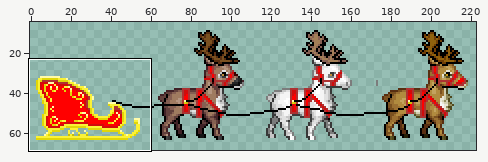
Sprite sheet -- Assets/FuerWinter/WinterdekoPart2.png. The picture above shows the old version from afar; the outline marks the close-up.
Close-up. Earlier state:
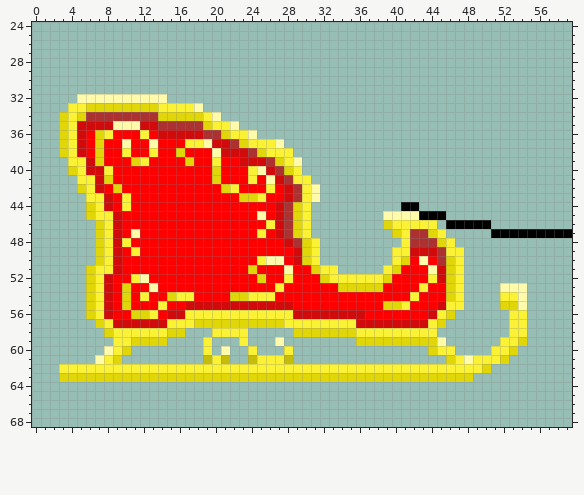
The file is 288x288 pixels. Colours within 5 levels of each other are drawn and written as one. Shown: x 0..59, y 24..68. The wide view leaves out empty margins. The commit also changed other parts of the picture, which this record leaves out.
After:
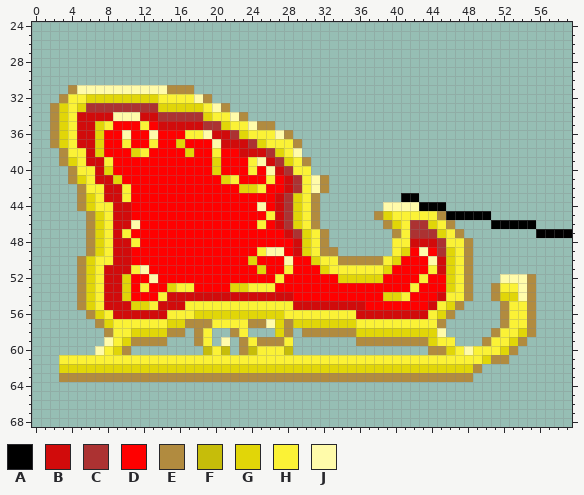
Palette (. is transparent): A #000000  B #d10b0b  C #ac3232  D #ff0000  E #b18b3f  F #c6bd0a  G #e1d608  H #fbf236  J #fffbaa
The edit:
y 31: x 4..17 .............. -> EJJJJJJJJJJEEE
y 32: x 3..19 ..JJJJJJJJJJ..... -> EHHGGGGGGGGHHHHJE
y 33: x 2..3 .. -> EG; x 5..21 HGGGGGGGGHHHHJ... -> GCCCCCCCCGGGGGHJE
y 34: x 2 . -> E; x 5..23 GCCCCCCCCGGGGGHJ... -> BBBBJJJBBCCCCCGHHJE
y 35: x 2 . -> E; x 7..26 BBJJJBBCCCCCGHHJ.... -> GHDDDHDBBBBBCCGHHJEE
y 36: x 2 . -> E; x 6 D -> B; x 8 H -> D; x 10 D -> J; x 12..28 HDBBBBBCCGHHJ.... -> DJDDDHHJBBCGHHHJE
y 37: x 2 . -> E; x 6 D -> B; x 10 J -> H; x 13 J -> H; x 16..20 DHHJB -> GDDDJ; x 22..25 CGHH -> BBCG; x 27..29 J.. -> HHE
y 38: x 3 G -> E; x 5..6 BD -> HB; x 10..13 HDDH -> DGHD; x 16..17 GD -> DG; x 20..22 JBB -> HDD; x 24..27 CGHH -> BBCG; x 29 . -> J
y 39: x 3..4 .H -> EG; x 7..8 GD -> BH; x 11..12 GH -> DD; x 17 G -> D; x 20 H -> G; x 23..30 BBBCGHJ. -> DHJBCGHE
y 40: x 4 G -> E; x 6 B -> H; x 8 H -> G; x 25..28 JBCG -> DJBC; x 30 . -> H
y 41: x 4..5 .H -> EG; x 8..9 GD -> BG; x 20..22 GDD -> DGH; x 24 H -> D; x 26..29 JBCH -> HDBC; x 31..32 .. -> JE
y 42: x 5 G -> E; x 7..10 BDGD -> HBBH; x 21..26 GHDDDH -> DDGGHD; x 32 . -> E
y 43: x 5..6 .H -> EG; x 9 D -> B; x 23..25 GGH -> DDD; x 27..29 DBC -> BCG; x 31 J -> E; x 41..42 .. -> AA
y 44: x 5 . -> E; x 8..10 BDH -> HBB; x 25 D -> J; x 31 . -> E; x 39..45 ..AA... -> JJJJAAA
y 45: x 6..7 GH -> EG; x 10 D -> B; x 25..26 JD -> DH; x 31 . -> E; x 38..50 .JJJJAAA..... -> EGHHHHHEAAAAA
y 46: x 6 . -> E; x 10..11 DD -> BJ; x 25..26 DH -> HD; x 31 . -> E; x 39..40 GH -> EG; x 42..55 HHH.AAAAA..... -> CCGHE....AAAAA
y 47: x 6 . -> E; x 10..11 DJ -> HD; x 25 H -> D; x 27..32 BCGH.. -> DBCGHE; x 40 G -> E; x 44..47 GH.. -> CGHE; x 51..55 AAAAA -> .....
y 48: x 6 . -> E; x 10..11 HD -> BH; x 28..29 BC -> DB; x 32 . -> E; x 40 . -> H; x 42..45 CCCG -> BBBC; x 47..48 .. -> HE
y 49: x 6 . -> E; x 10..11 DH -> BD; x 25..27 DDD -> HJJ; x 32..33 .. -> EE; x 41..44 HBBB -> GDJD; x 46 H -> G; x 48 . -> E
y 50: x 5..7 ..G -> EGH; x 10 D -> B; x 24..41 DHJJDBGH........HG -> GDDDJDDGHHEEEEEHGD; x 43..45 JDC -> DJB; x 48 . -> E
y 51: x 5 . -> E; x 8 H -> B; x 10..12 DDD -> BHJ; x 24..25 GD -> DG; x 28 J -> H; x 31..32 GH -> DG; x 34..40 .....HG -> HHHHHGD; x 44 J -> H; x 48 . -> E
y 52: x 5 . -> E; x 9..13 DDHJD -> BGDDJ; x 25 G -> D; x 27..28 DH -> HD; x 32..39 GHHHHHHG -> DDGGGGGD; x 43..45 DHB -> HDD; x 48 . -> E; x 52..55 .... -> JJJE
y 53: x 5 . -> E; x 9 D -> B; x 12..13 DJ -> HD; x 15..17 DDD -> GHH; x 22..27 DDDDDH -> GGHHHD; x 34..38 GGGGG -> DDDDD; x 42..43 DH -> HD; x 48 . -> E; x 51..53 .JJ -> EHH; x 55 . -> E
y 54: x 5 . -> E; x 9 D -> B; x 12 H -> D; x 14..28 DGHHDDDDGGHHHDD -> HBBBBBBBBBBBBBB; x 39..42 DDDH -> GGHD; x 45..46 DG -> BH; x 48 . -> E; x 51..53 .HH -> EGG; x 55 . -> E
y 55: x 5 . -> E; x 9..36 DGDDDHDDBBBBBBBBBBBBDDDDDDDD -> BBGGHBBBHHHHHHHHHHHHBBBBBBBB; x 39..41 GGH -> DDD; x 44..47 DBHH -> BHGE; x 52..55 GGJ. -> EHHE
y 56: x 6..16 GHBDDGGHDBB -> EGHBBBBBBHH; x 18..27 HHHHHHHHHH -> GGGGGGGGGG; x 29..35 BBBBBBB -> HHHHHHH; x 37..46 DDDDDDDBHG -> BBBBBBBHGE; x 52 . -> E; x 55 . -> E
y 57: x 7..26 GHBBBBBBHHHGGGGGGGGG -> EGHHHHHHGGEEEHHHHEEJ; x 28..43 HHHHHHHHBBBBBBBB -> EGGGGGGGHHHHHHHH; x 45 G -> E; x 52 . -> E; x 55 . -> E
y 58: x 8 G -> E; x 11..16 HHHHGG -> GGGGEE; x 18..22 ..HHH -> EH..E; x 27..45 ..GGGGGGGHHHHHHHHH. -> GE.EEEEEEGGGGGGGGGJ; x 51..52 .. -> EH; x 54..55 H. -> GE
y 59: x 8 . -> J; x 10..14 HGGGG -> GEEEE; x 18 . -> E; x 21 . -> J; x 23..28 H...J. -> EHEEEH; x 36..43 GGGGGGGG -> EEEEEEEE; x 45..46 J. -> HH; x 50..51 .. -> EH; x 53..54 HG -> GE
y 60: x 7..10 .JHG -> JHGE; x 19..21 H.J -> FHF; x 23..28 .H...H -> EFHHHF; x 44..50 GHH.... -> EEGHJHH; x 52..53 HG -> GE
y 61: x 3..7 ....J -> HHHHH; x 9..19 G.........F -> HHHHHHHHHHH; x 21..24 F..F -> HHHH; x 28..46 F.................G -> HHHHHHHHHHHHHHHHHHH; x 48 J -> H; x 50..52 HHG -> GEE
y 62: x 3..50 HHHHHHHHHHHHHHHHHHHHHHHHHHHHHHHHHHHHHHHHHHHHHHHG -> GGGGGGGGGGGGGGGGGGGGGGGGGGGGGGGGGGGGGGGGGGGGGGE.
y 63: x 3..48 GGGGGGGGGGGGGGGGGGGGGGGGGGGGGGGGGGGGGGGGGGGGGG -> EEEEEEEEEEEEEEEEEEEEEEEEEEEEEEEEEEEEEEEEEEEEEE
Where, in picture pixels (left, top, right, bottom), the same in both close-ups:
changed: (50, 85, 536, 382)
